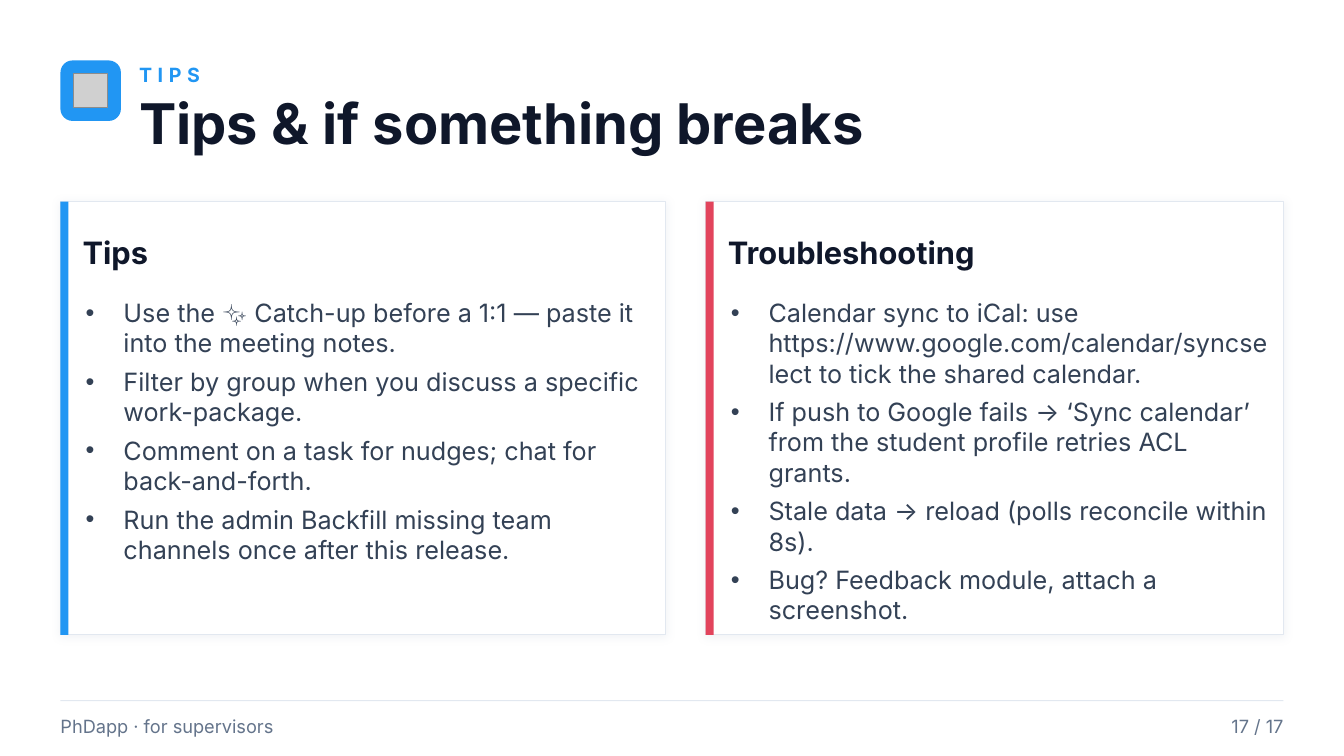
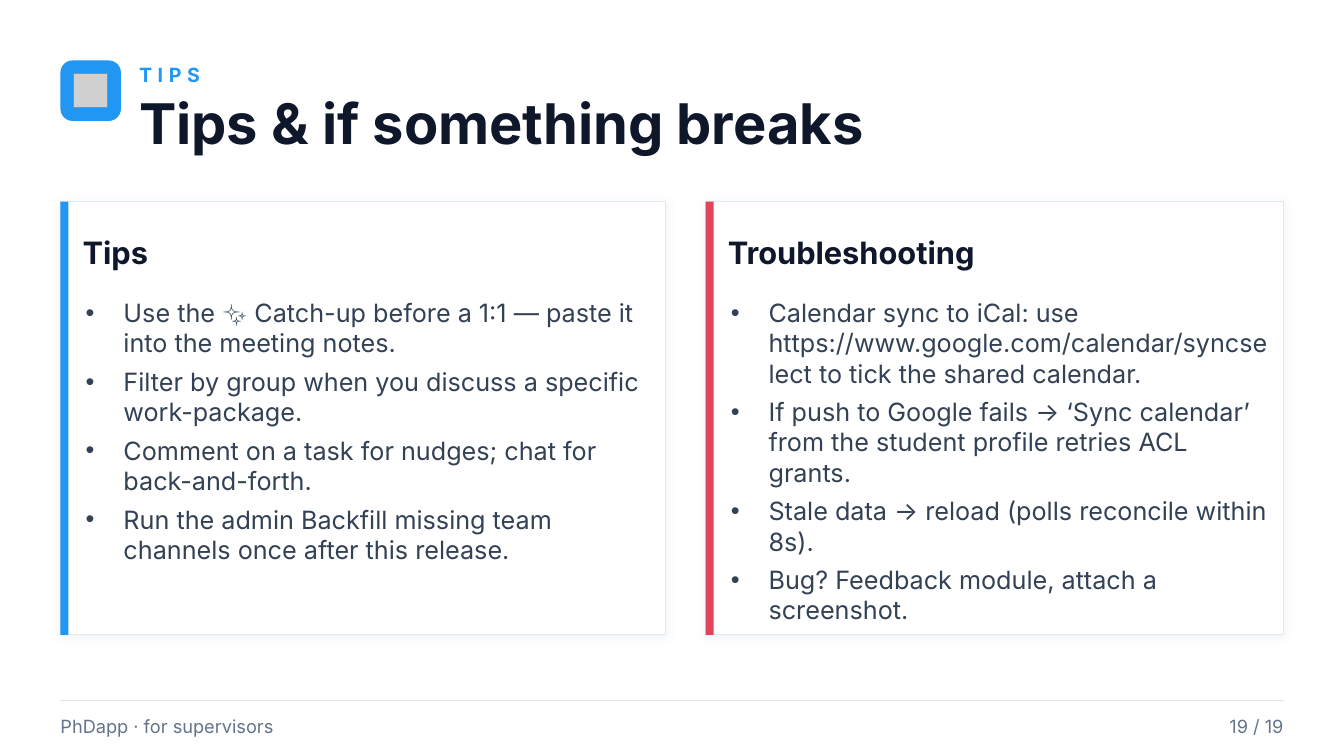
Before and after one commit to rafacastrocsic/phdapp, a slide deck: slide 19 of docs/PhDapp_Supervisor_Overview.pptx (slide 17 before the commit). Drawn at 1344x756 pixels with LibreOffice and Linux fonts; fonts in the diff are those of the drawing; grey boxes stand for pictures. Boxes give left, top, right and bottom in pixels: in the first picture for what was removed or moved away, otherwise in the second. Text is boxed around its words. In the diff, an @@ line names an element or a change of style, - is before the commit and + after.

```diff
--- a/docs/PhDapp_Supervisor_Overview.pptx
+++ b/docs/PhDapp_Supervisor_Overview.pptx
@@ text at bbox=[1229, 719, 1284, 733]: text changed @@
-17 / 17
+19 / 19
```
Also in this commit, not shown: 15 other slides changed, 2 slides added, 1 other file.
